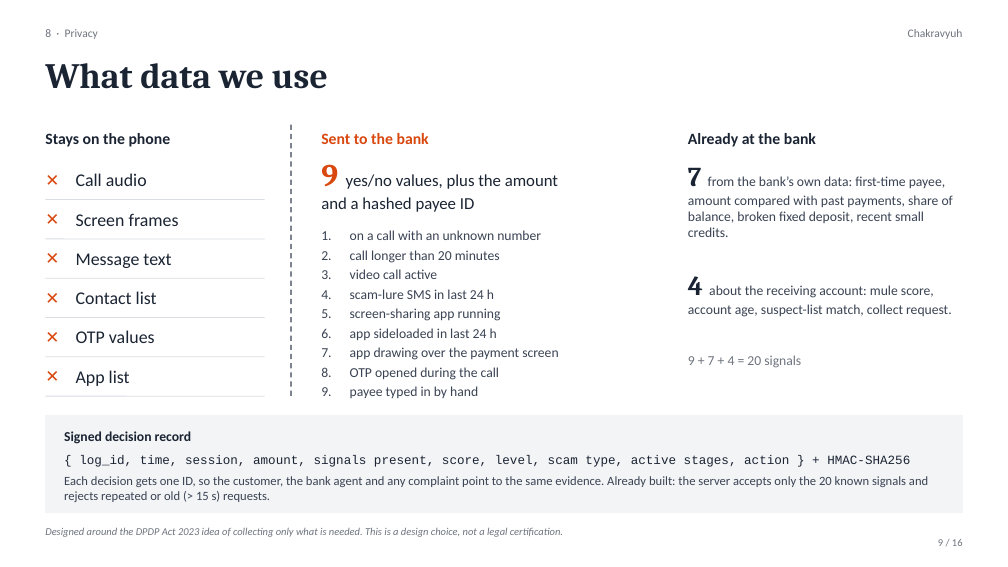
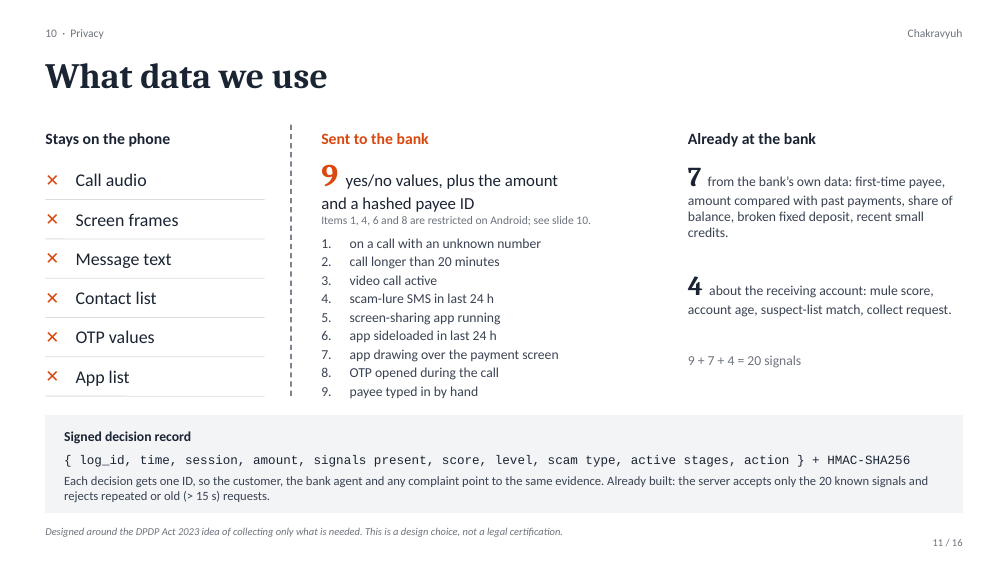
Before and after one commit to MathewsV-Manoj/Amazon-x-IITD, a slide deck: slide 11 of submission/ppt/Chakravyuh_RAKSHAM_Round1.pptx (slide 9 before the commit). Drawn at 1008x567 pixels with LibreOffice and Linux fonts; fonts in the diff are those of the drawing. Boxes give left, top, right and bottom in pixels: in the first picture for what was removed or moved away, otherwise in the second. Text is boxed around its words. In the diff, an @@ line names an element or a change of style, - is before the commit and + after.

```diff
--- a/submission/ppt/Chakravyuh_RAKSHAM_Round1.pptx
+++ b/submission/ppt/Chakravyuh_RAKSHAM_Round1.pptx
@@ text at box(45, 29, 103, 39): text changed @@
-8 · Privacy
+10 · Privacy
@@ text "on a call with an ...": place and size @@
-text "on a call with an ..." at box(350, 230, 558, 398)
+text "on a call with an ..." at box(350, 238, 558, 398)
@@ text "on a call with an ..." at box(350, 238, 558, 398): less space between paragraphs @@
@@ text at box(321, 216, 591, 225): paragraph added @@
+Items 1, 4, 6 and 8 are restricted on Android; see slide 10.
@@ text at box(933, 539, 963, 546): text changed @@
-9 / 16
+11 / 16
```
Also in this commit, not shown: 8 other slides changed, 4 slides added, 4 slides removed, 7 other files.
